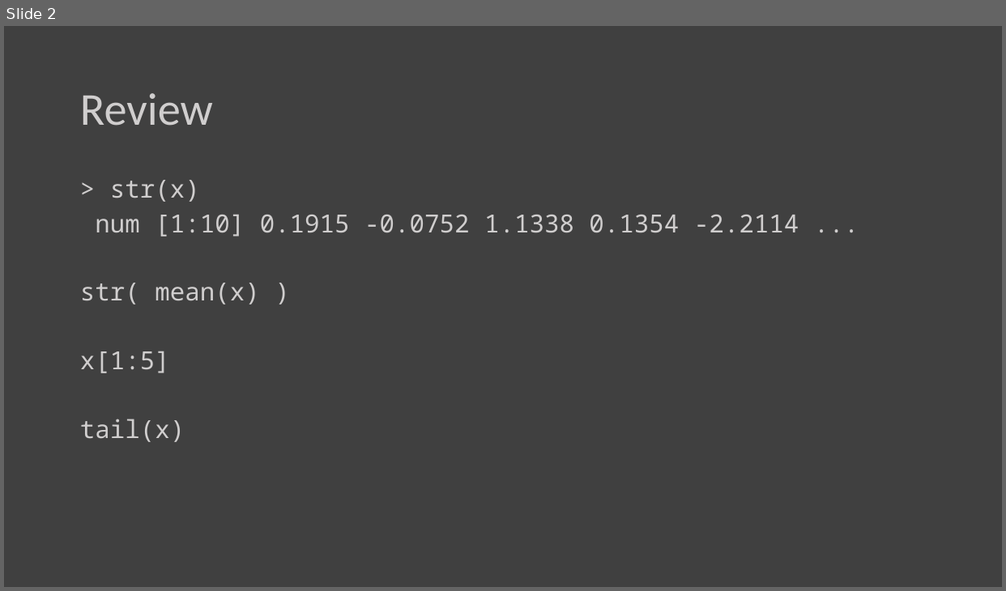
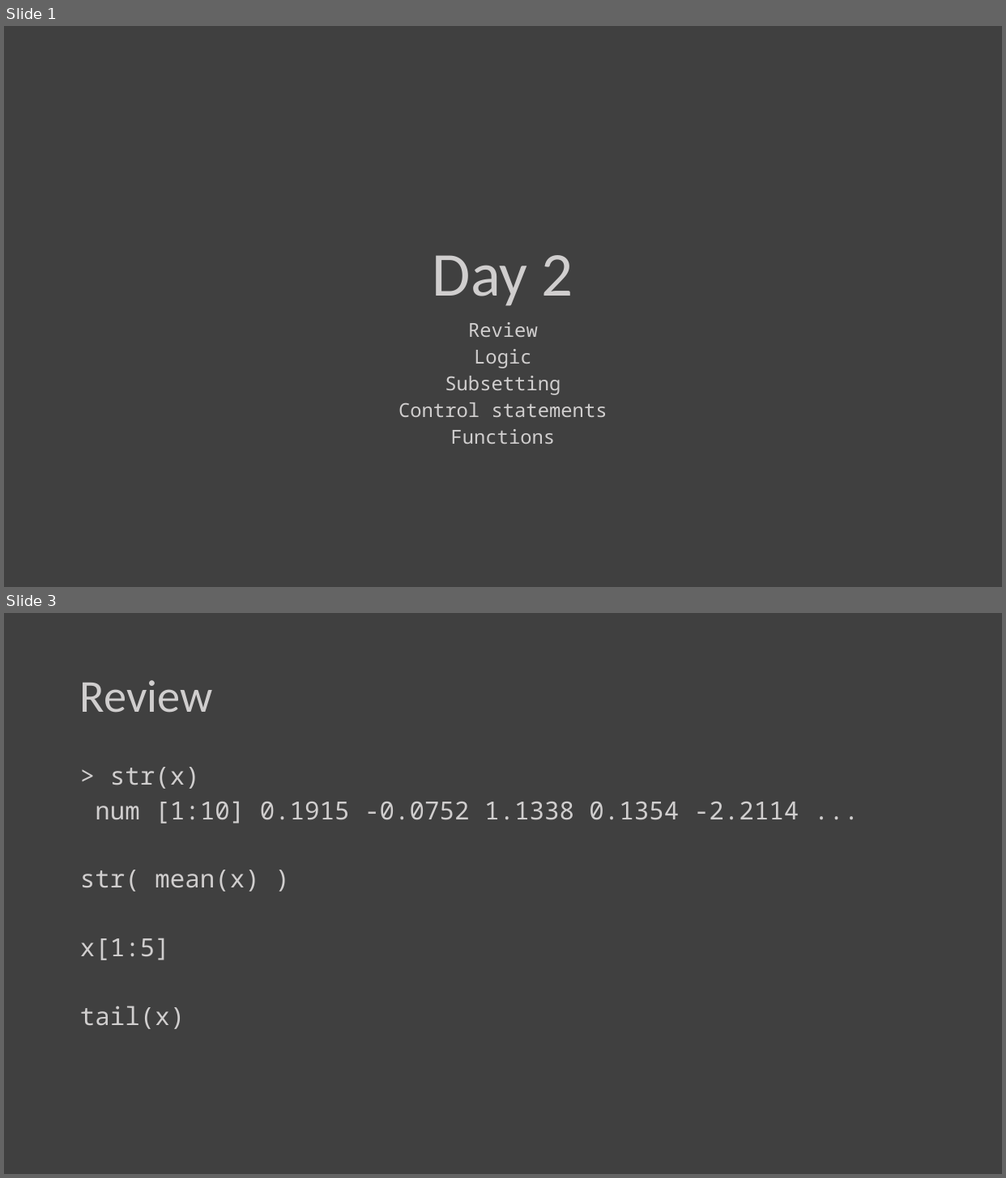
Before and after one commit to awong234/Rintro, a slide deck: R_Day2.pptx. Shown one above the other, each under a label of ours: slide 2 before the commit, slides 1 and 3 after it; the slides between them are not shown. The pictures are 1006x591 and 1006x1178 pixels, drawn with LibreOffice and Linux fonts; fonts in the diff are those of the drawing. Boxes give left, top, right and bottom in pixels: in the first picture for what was removed or moved away, otherwise in the second. Text is boxed around its words. In the diff, an @@ line names an element or a change of style, - is before the commit and + after.

```diff
--- a/R_Day2.pptx
+++ b/R_Day2.pptx
@@ slide 1 added at (4,26,1002,587), background #404040 @@
@@ title added at (432,255,573,306), 60 pt, text #D0CECE @@
+Day 2
@@ subtitle added at (398,322,607,444), 18.6 pt, text #D0CECE @@
+Review
+Logic
+Subsetting
+Control statements
+Functions
@@ what was slide 2 is now slide 3 @@
```
Also in this commit, not shown: 1 other slide added, 1 slide removed.
